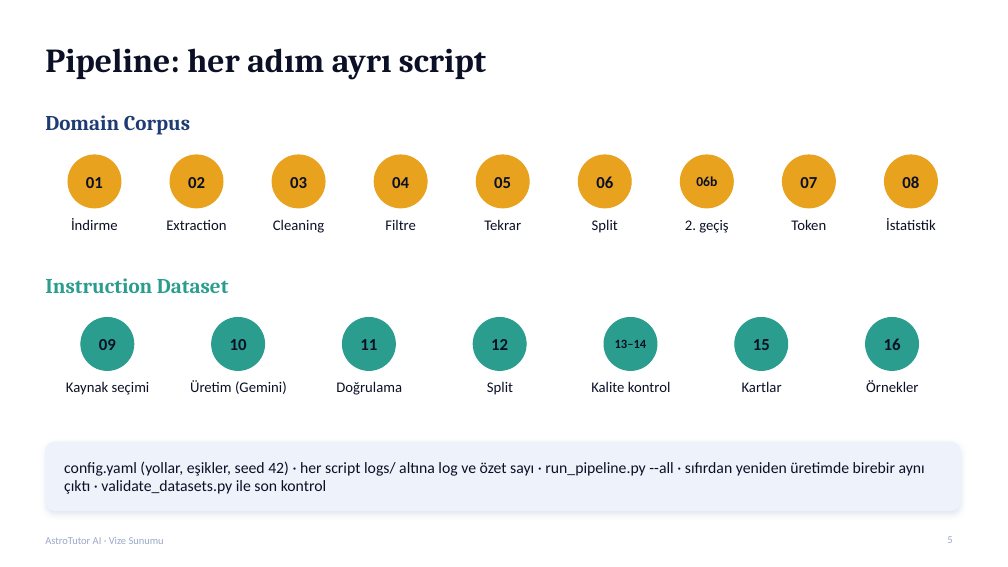
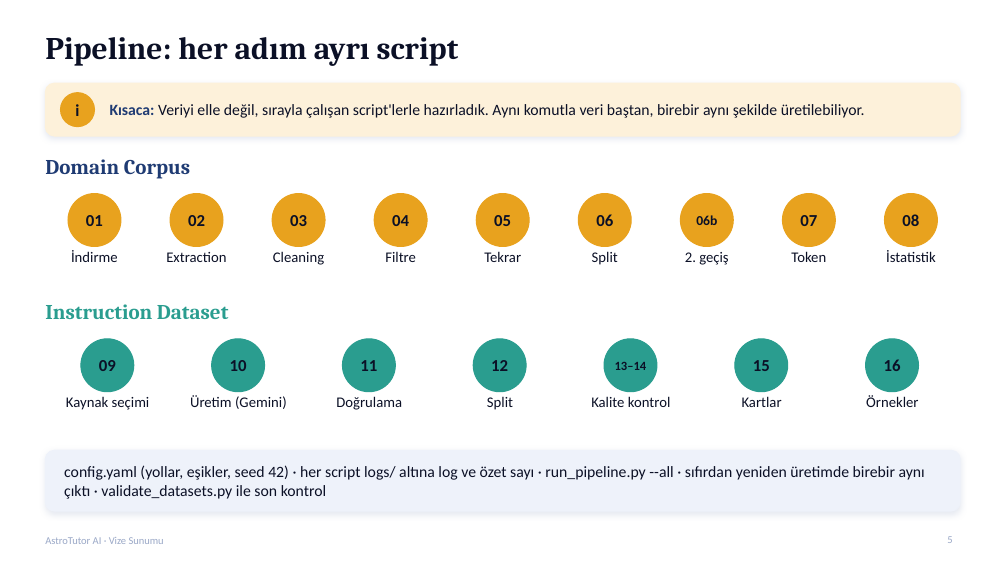
Before and after one commit to gedag/AstroTutor-AI, a slide deck: slide 5 of reports/AstroTutor_AI_Vize_Sunumu.pptx. Drawn at 1008x567 pixels with LibreOffice and Linux fonts; fonts in the diff are those of the drawing. Boxes give left, top, right and bottom in pixels: in the first picture for what was removed or moved away, otherwise in the second. Text is boxed around its words. In the diff, an @@ line names an element or a change of style, - is before the commit and + after.

Commit message:
Sunum: her slayta 'Kısaca' bandı ve Instruction v1.1 slaytı eklendi (17 slayt), taslak güncellendi

```diff
--- a/reports/AstroTutor_AI_Vize_Sunumu.pptx
+++ b/reports/AstroTutor_AI_Vize_Sunumu.pptx
@@ title "Pipeline: her adım ayrı script" moved from (x1=45, y1=48, x2=486, y2=80) to (x1=45, y1=37, x2=459, y2=66) @@
@@ title "Pipeline: her adım ayrı script" at (x1=45, y1=37, x2=459, y2=66): size 32 to 30 pt @@
@@ rounded rectangle added at (x1=45, y1=83, x2=960, y2=136), fill #FDF1DA, outline #FDF1DA 1 pt @@
@@ ellipse resized from (x1=68, y1=155, x2=121, y2=208) to (x1=60, y1=93, x2=95, y2=127) @@
@@ text added at (x1=75, y1=104, x2=79, y2=116), 16 pt, text #0B1026, bold @@
+i
@@ text added at (x1=110, y1=104, x2=865, y2=118), 15 pt, text #0B1026 @@
+Kısaca: Veriyi elle değil, sırayla çalışan script'lerle hazırladık. Aynı komutla veri baştan, birebir aynı şekilde üretilebiliyor.
@@ text "Domain Corpus" moved from (x1=45, y1=115, x2=190, y2=135) to (x1=45, y1=159, x2=190, y2=179) @@
@@ ellipse added at (x1=68, y1=194, x2=121, y2=247), fill #E8A21E, outline #E8A21E 1 pt @@
@@ 9 texts, 8 ellipses moved together from (x1=86, y1=155, x2=938, y2=208) to (x1=86, y1=194, x2=938, y2=247) @@
@@ 9 texts moved together from (x1=71, y1=218, x2=936, y2=233) to (x1=71, y1=250, x2=936, y2=265) @@
@@ text "Instruction Dataset" moved from (x1=45, y1=278, x2=228, y2=293) to (x1=45, y1=304, x2=228, y2=319) @@
@@ 7 texts, 7 ellipses moved together from (x1=81, y1=318, x2=919, y2=371) to (x1=81, y1=339, x2=919, y2=392) @@
@@ text "Kaynak seçimi" moved from (x1=66, y1=382, x2=150, y2=395) to (x1=66, y1=397, x2=150, y2=410) @@
@@ text "Üretim (Gemini)" moved from (x1=190, y1=380, x2=287, y2=394) to (x1=190, y1=395, x2=287, y2=409) @@
@@ text "Doğrulama" moved from (x1=336, y1=381, x2=402, y2=395) to (x1=336, y1=396, x2=402, y2=410) @@
@@ text "Split" moved from (x1=487, y1=382, x2=513, y2=395) to (x1=487, y1=397, x2=513, y2=410) @@
@@ text "Kalite kontrol" moved from (x1=591, y1=381, x2=671, y2=392) to (x1=591, y1=396, x2=671, y2=407) @@
@@ text "Kartlar" moved from (x1=742, y1=381, x2=782, y2=392) to (x1=742, y1=396, x2=782, y2=407) @@
@@ text "Örnekler" moved from (x1=866, y1=380, x2=918, y2=392) to (x1=866, y1=395, x2=918, y2=407) @@
@@ rounded rectangle resized from (x1=45, y1=442, x2=960, y2=510) to (x1=45, y1=451, x2=960, y2=511) @@
@@ rounded rectangle at (x1=45, y1=451, x2=960, y2=511): proportions changed @@
@@ text "config.yaml (yollar, eşikler, seed 42) ..." moved from (x1=64, y1=461, x2=925, y2=494) to (x1=64, y1=465, x2=925, y2=499) @@
```
Also in this commit, not shown: 14 other slides changed, 1 slide added, 2 other files.
